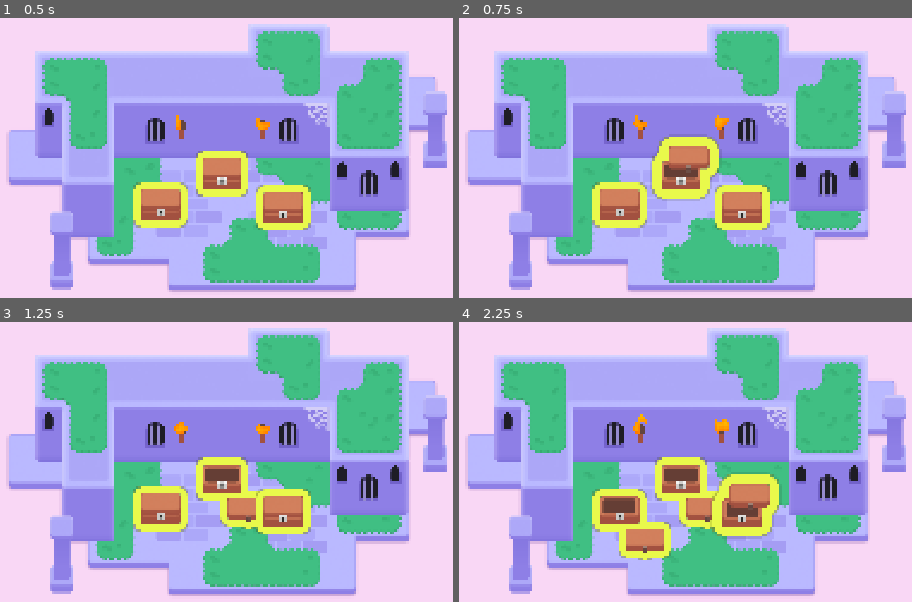
Above: before the commit, frames 1-4 (two rows, left to right).
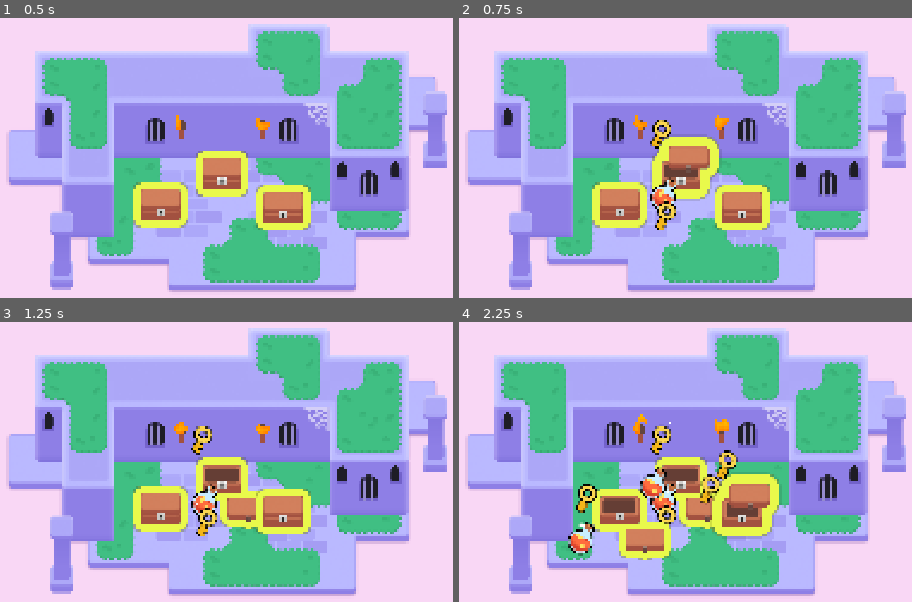
Above: after the commit, the same moments.

Repository: seremo17/M6Looting
Game: Godot game, scene res://lessons/mini_dungeon.tscn
Same seed, same stepped clock (60 frames per second), same inputs: the game is played once before the commit and once after it.
Inputs (mouse positions are in pixels of both pictures, inside the frame that each line leads up to):
- Up to frame 1 (0.5 s): no input
- Up to frame 2 (0.75 s): tap Enter at 0.5 s; move the mouse to (680, 174) at 0.52 s; hold D (move_right) from 0.53 s (still down); tap Z at 0.6 s; click (680, 174) at 0.67 s
- Up to frame 3 (1.25 s): keep holding D (move_right); tap Space at 0.77 s
- Up to frame 4 (2.25 s): move the mouse to (617, 509) at 1.27 s; release D (move_right) at 1.28 s; hold S (move_down) 1.28-2.03 s; tap Z at 1.35, 2.1 s; click (617, 509) at 1.42 s; tap Space at 1.52 s; move the mouse to (739, 512) at 2.02 s; hold D (move_right) from 2.03 s (still down); click (739, 512) at 2.17 s

Frame 1 is identical in both runs. In frame 2, 1.0% of the frame differs, in the area x 42-48%, y 36-76%; in frame 3, 1.0%; in frame 4, 2.7%, in the area x 24-62%, y 35-84%.

Commit message:
M6L6 Completed
M6L6 Completed

Diff:
--- a/lessons/chest/chest.gd
+++ b/lessons/chest/chest.gd
@@ -1,7 +1,10 @@
 extends Area2D
+
+@export var possible_items: Array[PackedScene] = []
 
 @onready var canvas_group: CanvasGroup = $CanvasGroup
 @onready var animation_player: AnimationPlayer = $AnimationPlayer
+
 func _ready() -> void:
 	mouse_entered.connect(_on_mouse_entered)
 	mouse_exited.connect(_on_mouse_exited)
@@ -10,11 +13,9 @@
 func set_outline_thickness(new_thickness: float) -> void:
 	canvas_group.material.set_shader_parameter("line_thickness", new_thickness)
 
-
 func _on_mouse_entered() -> void:
 	var tween := create_tween()
 	tween.tween_method(set_outline_thickness, 3.0, 6.0, 0.08)
-
 
 func _on_mouse_exited() -> void:
 	var tween := create_tween()
@@ -33,6 +34,19 @@
 func open() -> void:
 	animation_player.play("open")
 
+	input_pickable = false
 
+	if possible_items.is_empty():
+		return
 
-	input_pickable= false
+	for current_index in range(randi_range(1, 3)):
+		_spawn_random_item()
+
+func _spawn_random_item() -> void:
+	var loot_item: Area2D = possible_items.pick_random().instantiate()
+	add_child(loot_item)
+
+	var random_angle := randf_range(0.0, 2.0 * PI)
+	var random_direction := Vector2(1.0, 0.0).rotated(random_angle)
+	var random_distance := randf_range(60.0, 120.0)
+	loot_item.position = random_direction * random_distance
--- a/lessons/chest/chest.tscn
+++ b/lessons/chest/chest.tscn
@@ -1,10 +1,13 @@
-[gd_scene load_steps=11 format=3 uid="uid://c17bgmii7fgxl"]
+[gd_scene load_steps=14 format=3 uid="uid://c17bgmii7fgxl"]
 
 [ext_resource type="Shader" uid="uid://lio2wmbue2of" path="res://lessons/chest/group_outline.gdshader" id="1_12as2"]
 [ext_resource type="Script" uid="uid://ct2mll12nooce" path="res://lessons/chest/chest.gd" id="1_65g6b"]
+[ext_resource type="PackedScene" uid="uid://0i1g0cunmseb" path="res://lessons/items/apple.tscn" id="2_2au7y"]
 [ext_resource type="Texture2D" uid="uid://c3hwsm5ugp8qw" path="res://lessons/chest/bottom.png" id="2_65g6b"]
 [ext_resource type="Texture2D" uid="uid://bnem1cahhoxdk" path="res://lessons/chest/top.png" id="3_4q7cj"]
+[ext_resource type="PackedScene" uid="uid://ctqyr0ufyoktk" path="res://lessons/items/key.tscn" id="3_relj8"]
 [ext_resource type="Texture2D" uid="uid://bu2jin246nel5" path="res://lessons/chest/lock.png" id="4_1dn1d"]
+[ext_resource type="PackedScene" uid="uid://hdxqgspfcaur" path="res://lessons/items/potion.tscn" id="4_hb7wy"]
 
 [sub_resource type="RectangleShape2D" id="RectangleShape2D_c33a7"]
 size = Vector2(103, 83)
@@ -54,6 +57,7 @@
 
 [node name="Chest" type="Area2D"]
 script = ExtResource("1_65g6b")
+possible_items = Array[PackedScene]([ExtResource("2_2au7y"), ExtResource("3_relj8"), ExtResource("4_hb7wy")])
 
 [node name="CollisionShape2D" type="CollisionShape2D" parent="."]
 visible = false
